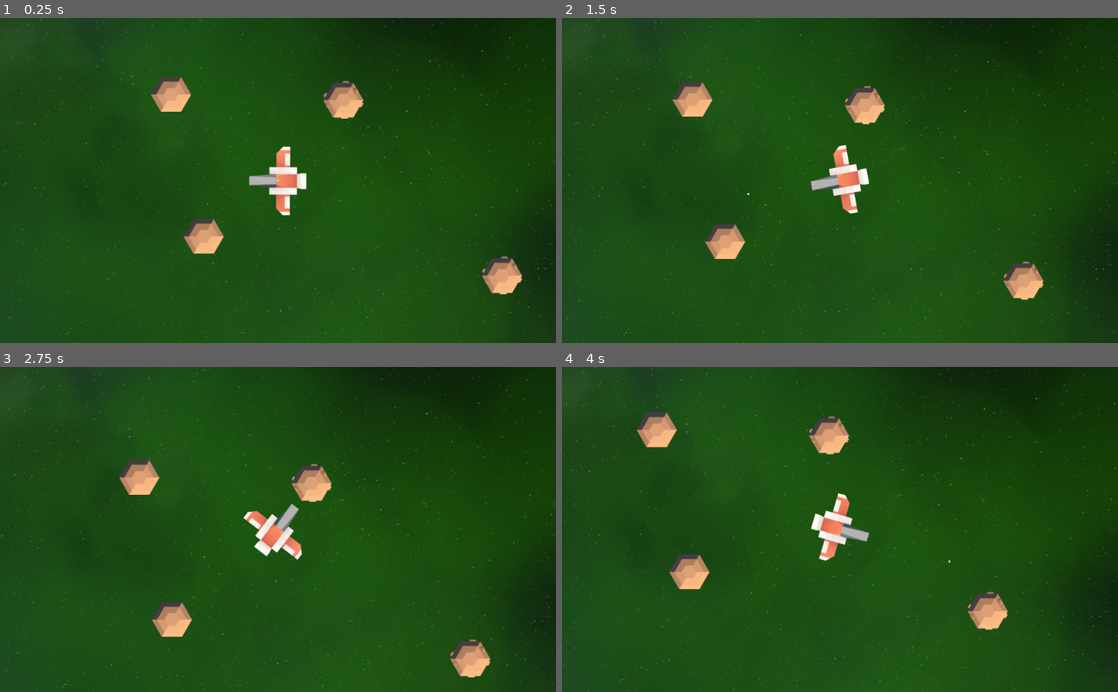
Above: before the commit, frames 1-4 (two rows, left to right).
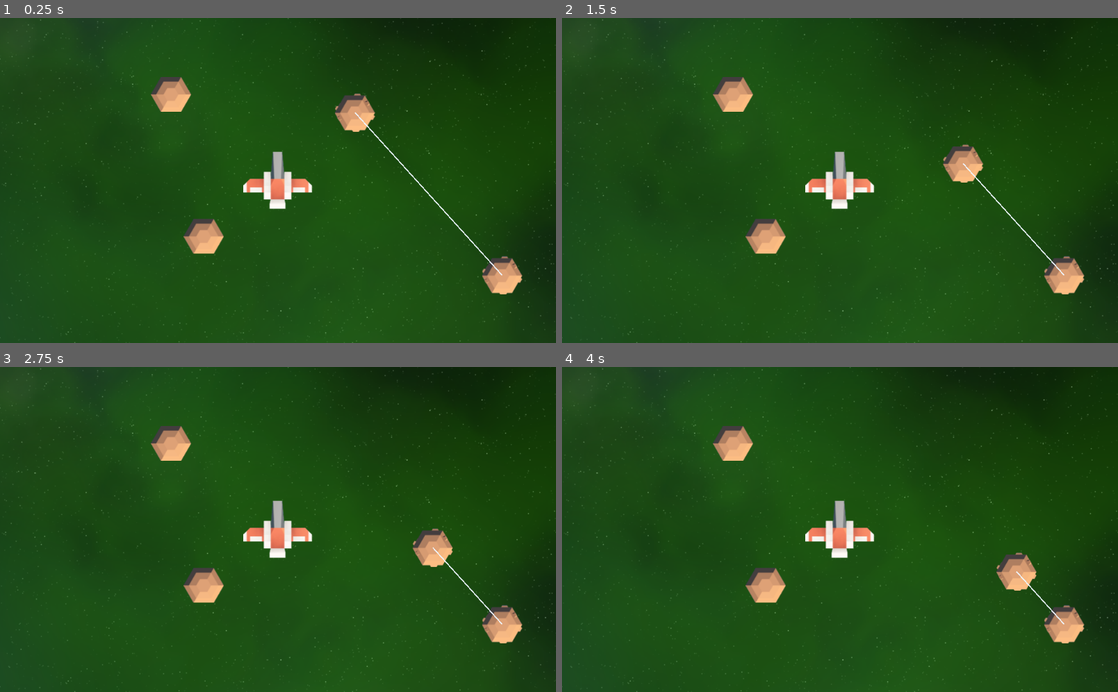
Above: after the commit, the same moments.

Repository: andrebq/SpaceExplorer2D
Game: Godot game, scene res://Root.tscn
Two runs of this game, one before a commit and one after it. Both use one fixed random seed, a clock stepped at 60 frames per second and the inputs below.
Inputs (mouse positions are in pixels of both pictures, inside the frame that each line leads up to):
- Up to frame 1 (0.25 s): no input
- Up to frame 2 (1.5 s): move the mouse to (962, 164) at 0.52 s; hold Right (Right, bound only after the commit) 0.53-1.28 s; click (962, 164) at 0.6 s; move the mouse to (728, 196) at 1.27 s; hold Down (Backward, bound only after the commit) from 1.28 s (still down); click (728, 196) at 1.35 s
- Up to frame 3 (2.75 s): move the mouse to (333, 458) at 2.02 s; release Down (Backward, bound only after the commit) at 2.03 s; hold Right (Right, bound only after the commit) from 2.03 s (still down); click (333, 458) at 2.1 s
- Up to frame 4 (4 s): move the mouse to (812, 594) at 2.77 s; release Right (Right, bound only after the commit) at 2.78 s; hold Up (Forward, bound only after the commit) 2.78-3.53 s; click (812, 594) at 2.85 s; move the mouse to (1006, 578) at 3.52 s; hold Left (Left, bound only after the commit) from 3.53 s (still down); click (1006, 578) at 3.6 s

The runs differ from the first frame. In frame 1, 2.3% of the frame differs, in the area x 43-91%, y 19-80%; in frame 2, 6.4%; in frame 3, 6.5%, in the area x 0-100%, y 0-100%; in frame 4, 6.4%.

Commit message:
Extract tracker logic to a unique module

Diff:
--- /dev/null
+++ b/Modules/ObjectTracker2D.gd
@@ -0,0 +1,64 @@
+tool
+extends Node2D
+class_name ObjectTracker2D
+
+export var tracker:NodePath setget set_tracker
+export var target:NodePath setget set_target
+export var active:bool setget set_active
+export var debug:bool
+export var use_global_position:bool = true
+export var rotate_tracker:bool = false
+export(float, 0.01, 1, 0.01) var rotation_step:float = 0.3
+export(float, 0.01, 1, 0.01) var position_step:float = 0.9
+
+func set_tracker(value):
+	tracker = value
+	update()
+
+func set_target(value):
+	target = value
+	update()
+
+var tracker_node:Node2D
+var target_node:Node2D
+
+func set_active(value):
+	active = value
+	if active:
+		update_nodes()
+	update()
+	set_physics_process(active)
+
+func update_nodes():
+	if active and is_inside_tree():
+		tracker_node = get_node(tracker)
+		target_node = get_node(target)
+
+func _ready():
+	update_nodes()
+
+func _process(delta):
+	if not is_tracking() or Engine.is_editor_hint():
+		# avoid changing nodes while the editor is open
+		return
+	update()
+
+	if use_global_position:
+		var distance = (tracker_node.global_position - target_node.global_position)
+		if distance.length_squared() <= 0.01:
+			return
+
+		if rotate_tracker:
+			var heading = distance.normalized()
+			tracker_node.rotation = lerp_angle(tracker_node.rotation, heading.angle() - PI/2, rotation_step)
+
+		tracker_node.global_position = lerp(tracker_node.global_position, target_node.global_position, position_step * delta)
+
+func _draw():
+	if is_tracking():
+		var local_t = get_global_transform()
+
+		draw_line(local_t.xform_inv(tracker_node.global_position), local_t.xform_inv(target_node.global_position), Color.aliceblue, 2)
+
+func is_tracking():
+	return active and target_node != null and tracker_node != null
--- a/TargetPoint.tscn
+++ b/MouseClick.tscn
@@ -1,8 +1,8 @@
 [gd_scene load_steps=2 format=2]
 
-[ext_resource path="res://TargetPoint.gd" type="Script" id=1]
+[ext_resource path="res://MouseClick.gd" type="Script" id=1]
 
-[node name="TargetPoint" type="Position2D"]
+[node name="MouseClick" type="Position2D"]
 script = ExtResource( 1 )
 __meta__ = {
 "_gizmo_extents_": 150.0
--- a/Player.gd
+++ b/PlayableSpacecraft.gd
@@ -4,6 +4,9 @@
 export var starting_point: NodePath
 export var look_to: NodePath setget set_look_to
 export var debug: bool
+
+export var velocity:Vector2 = Vector2.ZERO
+export(float, 0, 1, 0.01) var drag_coeficient:float = 0
 
 var heading: Vector2
 
@@ -20,12 +23,9 @@
 
 func _physics_process(delta):
 	refresh_nodes()
+
 	if look_to_node:
-		var distance = (self.global_position - look_to_node.global_position)
-		var heading = distance.normalized()
-		rotation = lerp_angle(rotation, heading.angle() - PI/2, 0.3)
-
-		global_position = lerp(global_position, look_to_node.global_position, 0.9 * delta)
+		pass
 
 func refresh_nodes():
 	if not look_to_node and look_to:
--- a/Player.tscn
+++ b/PlayableSpacecraft.tscn
@@ -1,7 +1,7 @@
 [gd_scene load_steps=5 format=2]
 
 [ext_resource path="res://Art/Topdown/spaceCraft1.png" type="Texture" id=1]
-[ext_resource path="res://Player.gd" type="Script" id=2]
+[ext_resource path="res://PlayableSpacecraft.gd" type="Script" id=2]
 
 [sub_resource type="CapsuleShape2D" id=1]
 radius = 17.7535
@@ -10,7 +10,7 @@
 [sub_resource type="RectangleShape2D" id=2]
 extents = Vector2( 59.6537, 14.2855 )
 
-[node name="Player" type="Area2D"]
+[node name="PlayableSpacecraft" type="Area2D"]
 script = ExtResource( 2 )
 
 [node name="spacecraft" type="Sprite" parent="."]
--- /dev/null
+++ b/PlayerOne.gd
@@ -0,0 +1,25 @@
+extends Node
+
+var velocity = Vector2.ZERO
+
+func _ready():
+	set_physics_process(true)
+
+func _physics_process(delta):
+	velocity = Vector2.ZERO
+	if Input.is_action_pressed("Forward"):
+		velocity = Vector2.UP * 10
+	elif Input.is_action_pressed("Backward"):
+		velocity = Vector2.DOWN * 10
+
+	if Input.is_action_pressed("Left"):
+		velocity = velocity + Vector2.LEFT * 10
+	elif Input.is_action_pressed("Right"):
+		velocity = velocity + Vector2.RIGHT * 10
+
+	if velocity != Vector2.ZERO:
+		update_position(delta)
+
+func update_position(delta:float):
+	print("update pos")
+	$TargetPosition.global_position = $PlayableSpacecraft.global_position + velocity
--- a/Root.tscn
+++ b/Root.tscn
@@ -1,15 +1,16 @@
-[gd_scene load_steps=11 format=2]
+[gd_scene load_steps=12 format=2]
 
-[ext_resource path="res://Player.tscn" type="PackedScene" id=1]
-[ext_resource path="res://TargetPoint.tscn" type="PackedScene" id=2]
+[ext_resource path="res://PlayableSpacecraft.tscn" type="PackedScene" id=1]
+[ext_resource path="res://MouseClick.tscn" type="PackedScene" id=2]
 [ext_resource path="res://MousePosition.tscn" type="PackedScene" id=3]
 [ext_resource path="res://ScreenCenter.tscn" type="PackedScene" id=4]
 [ext_resource path="res://LocalCoordinates.gd" type="Script" id=5]
-[ext_resource path="res://CameraMan.gd" type="Script" id=6]
+[ext_resource path="res://Modules/ObjectTracker2D.gd" type="Script" id=6]
 [ext_resource path="res://Art/Topdown/meteorFull.png" type="Texture" id=7]
 [ext_resource path="res://Art/Topdown/meteorHalf.png" type="Texture" id=8]
 [ext_resource path="res://Art/Topdown/meteorFullRound.png" type="Texture" id=9]
 [ext_resource path="res://Art/Background/Space001.png" type="Texture" id=10]
+[ext_resource path="res://PlayerOne.gd" type="Script" id=11]
 
 [node name="Root" type="Node2D"]
 
@@ -29,28 +30,15 @@
 position = Vector2( 412.805, 174.925 )
 texture = ExtResource( 7 )
 
-[node name="Player" parent="." instance=ExtResource( 1 )]
-starting_point = NodePath("../Camera2D")
-look_to = NodePath("../MousePosition")
-debug = true
-
-[node name="LocalCoordinates" type="Node2D" parent="Player"]
-script = ExtResource( 5 )
-gizmo_size = 150.0
-
 [node name="ScreenCenter" parent="." instance=ExtResource( 4 )]
 
 [node name="MousePosition" parent="." instance=ExtResource( 3 )]
+debug = false
 
-[node name="TargetPoint" parent="." instance=ExtResource( 2 )]
+[node name="MouseClick" parent="." instance=ExtResource( 2 )]
 
 [node name="Camera2D" type="Camera2D" parent="."]
 current = true
-
-[node name="CameraMan" type="Node" parent="."]
-script = ExtResource( 6 )
-camera = NodePath("../Camera2D")
-target = NodePath("../Player")
 
 [node name="ParallaxBackground" type="ParallaxBackground" parent="."]
 
@@ -60,3 +48,26 @@
 [node name="Space001" type="Sprite" parent="ParallaxBackground/ParallaxLayer"]
 scale = Vector2( 1.5, 1.5 )
 texture = ExtResource( 10 )
+
+[node name="PlayerOne" type="Node" parent="."]
+script = ExtResource( 11 )
+
+[node name="PlayableSpacecraft" parent="PlayerOne" instance=ExtResource( 1 )]
+starting_point = NodePath("../../Camera2D")
+look_to = NodePath("../TargetPosition")
+debug = true
+
+[node name="LocalCoordinates" type="Node2D" parent="PlayerOne/PlayableSpacecraft"]
+visible = false
+script = ExtResource( 5 )
+gizmo_size = 150.0
+
+[node name="TargetPosition" type="Position2D" parent="PlayerOne"]
+
+[node name="ObjectTracker2D" type="Node2D" parent="."]
+script = ExtResource( 6 )
+tracker = NodePath("../meteorFull")
+target = NodePath("../meteorFull2")
+active = true
+debug = true
+position_step = 0.3
--- a/ScreenCenter.gd
+++ b/ScreenCenter.gd
@@ -5,6 +5,6 @@
 func _ready():
 	pass # Replace with function body.
 
-func _process(delta):
+func _process(_delta):
 	var center = get_viewport_rect().size / 2;
 	self.position = center
--- a/project.godot
+++ b/project.godot
@@ -8,9 +8,14 @@
 
 config_version=4
 
-_global_script_classes=[  ]
+_global_script_classes=[ {
+"base": "Node2D",
+"class": "ObjectTracker2D",
+"language": "GDScript",
+"path": "res://Modules/ObjectTracker2D.gd"
+} ]
 _global_script_class_icons={
-
+"ObjectTracker2D": ""
 }
 
 [application]
@@ -25,6 +30,26 @@
 "events": [ Object(InputEventMouseButton,"resource_local_to_scene":false,"resource_name":"","device":0,"alt":false,"shi …(212 unchanged characters)…
  ]
 }
+Forward={
+"deadzone": 0.5,
+"events": [ Object(InputEventKey,"resource_local_to_scene":false,"resource_name":"","device":0,"alt":false,"shift":false,"control":false,"meta":false,"command":false,"pressed":false,"scancode":16777232,"unicode":0,"echo":false,"script":null)
+ ]
+}
+Backward={
+"deadzone": 0.5,
+"events": [ Object(InputEventKey,"resource_local_to_scene":false,"resource_name":"","device":0,"alt":false,"shift":false,"control":false,"meta":false,"command":false,"pressed":false,"scancode":16777234,"unicode":0,"echo":false,"script":null)
+ ]
+}
+Left={
+"deadzone": 0.5,
+"events": [ Object(InputEventKey,"resource_local_to_scene":false,"resource_name":"","device":0,"alt":false,"shift":false,"control":false,"meta":false,"command":false,"pressed":false,"scancode":16777231,"unicode":0,"echo":false,"script":null)
+ ]
+}
+Right={
+"deadzone": 0.5,
+"events": [ Object(InputEventKey,"resource_local_to_scene":false,"resource_name":"","device":0,"alt":false,"shift":false,"control":false,"meta":false,"command":false,"pressed":false,"scancode":16777233,"unicode":0,"echo":false,"script":null)
+ ]
+}
 
 [rendering]
 
Renamed: TargetPoint.gd -> MouseClick.gd
